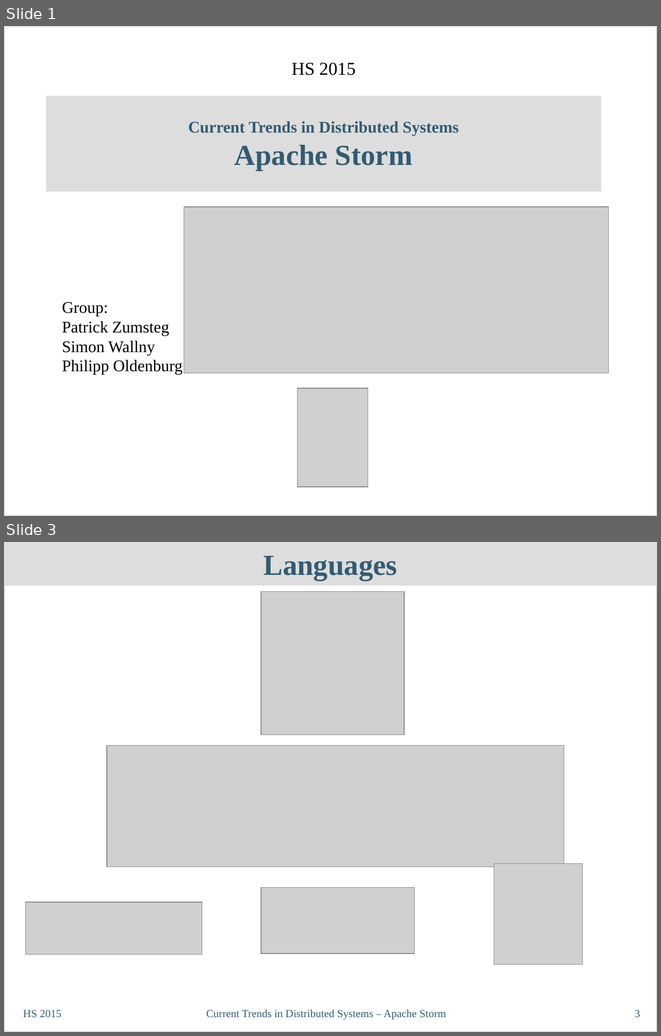
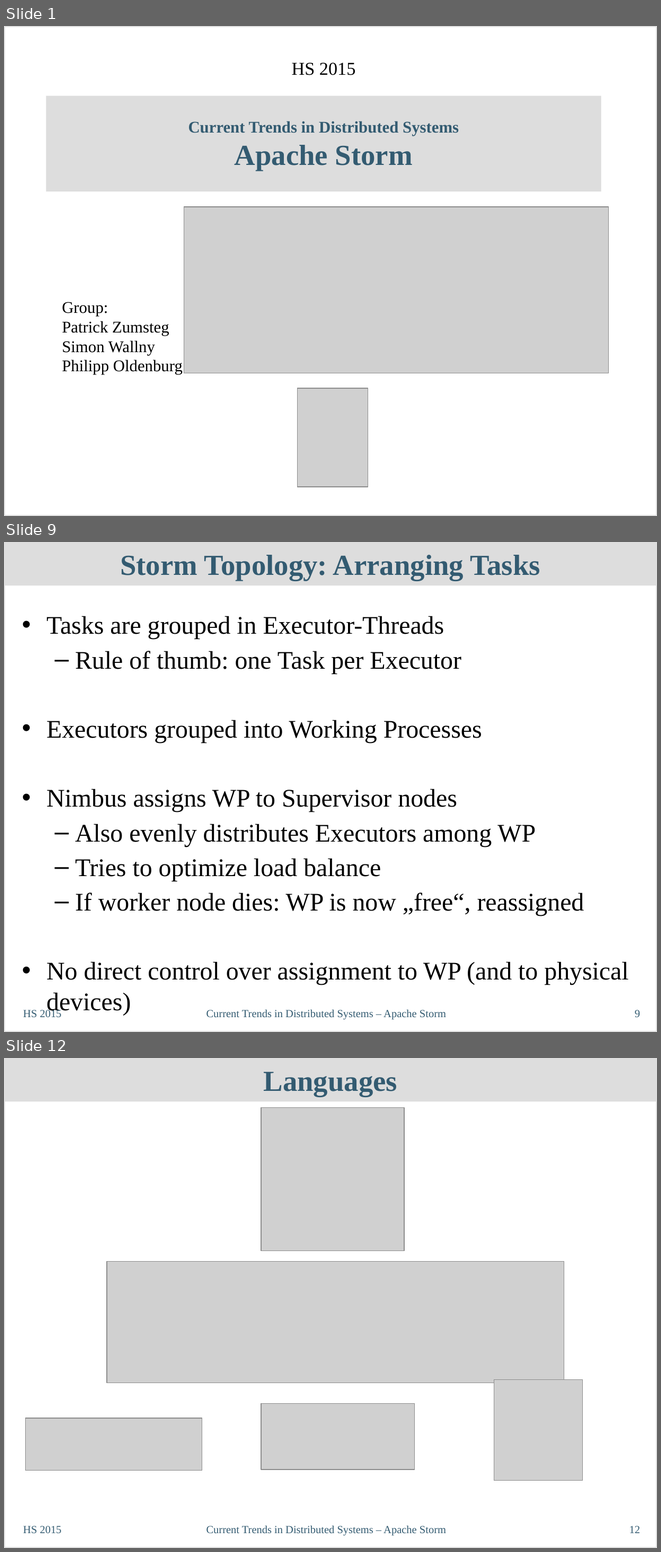
Before and after one commit to philipp-oldenburg/ctds-storm, a slide deck: Storm-Referat/CT-Präsentation - Final.odp. Shown one above the other, each under a label of ours: slides 1 and 3 before the commit, slides 1, 9 and 12 after it; the slides between them are not shown. The pictures are 661x1036 and 661x1552 pixels, drawn with LibreOffice and Linux fonts; fonts in the diff are those of the drawing; grey boxes stand for pictures. Boxes give left, top, right and bottom in pixels: in the first picture for what was removed or moved away, otherwise in the second. Text is boxed around its words. In the diff, an @@ line names an element or a change of style, - is before the commit and + after.

```diff
--- a/Storm-Referat/CT-Präsentation - Final.odp
+++ b/Storm-Referat/CT-Präsentation - Final.odp
@@ slide 9 added at (4, 542, 657, 1032), background #FFFFFF; not listed: 1 template element that a slide beside it also shows @@
@@ title added at (4, 542, 657, 586), fill #DDDDDD, 32 pt, text #335B71, bold @@
+Storm Topology: Arranging Tasks
@@ text added at (46, 616, 628, 1015), 28 pt, text #000000 @@
+• Tasks are grouped in Executor-Threads
+  – Rule of thumb: one Task per Executor
+• Executors grouped into Working Processes
+• Nimbus assigns WP to Supervisor nodes
+  – Also evenly distributes Executors among WP
+  – Tries to optimize load balance
+  – If worker node dies: WP is now „free“, reassigned
+• No direct control over assignment to WP (and to physical devices)
@@ text added at (23, 1008, 62, 1017), 12 pt, text #335B71 @@
+HS 2015
@@ text added at (206, 1009, 446, 1020), 12 pt, text #335B71 @@
+Current Trends in Distributed Systems – Apache Storm
@@ page number added at (635, 1009, 640, 1017), 12 pt, text #335B71 @@
+9
@@ what was slide 3 is now slide 12 @@
@@ page number at (629, 1525, 640, 1533): text changed @@
-3
+12
```
Also in this commit, not shown: 2 slides changed, 8 other slides added.
